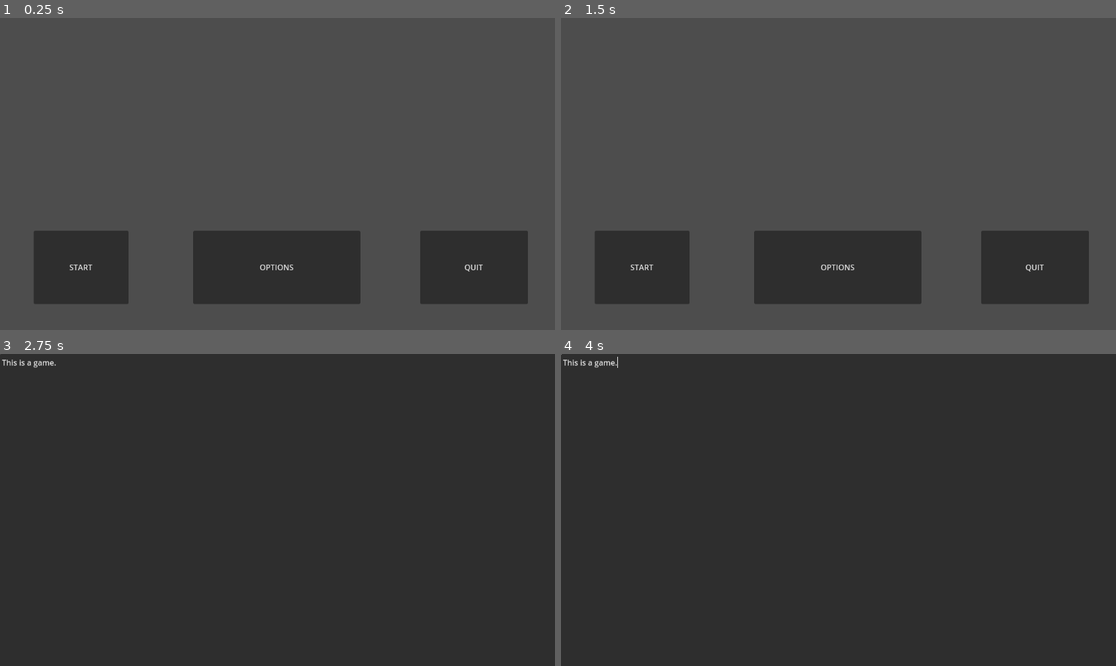
Above: before the commit, frames 1-4 (two rows, left to right).
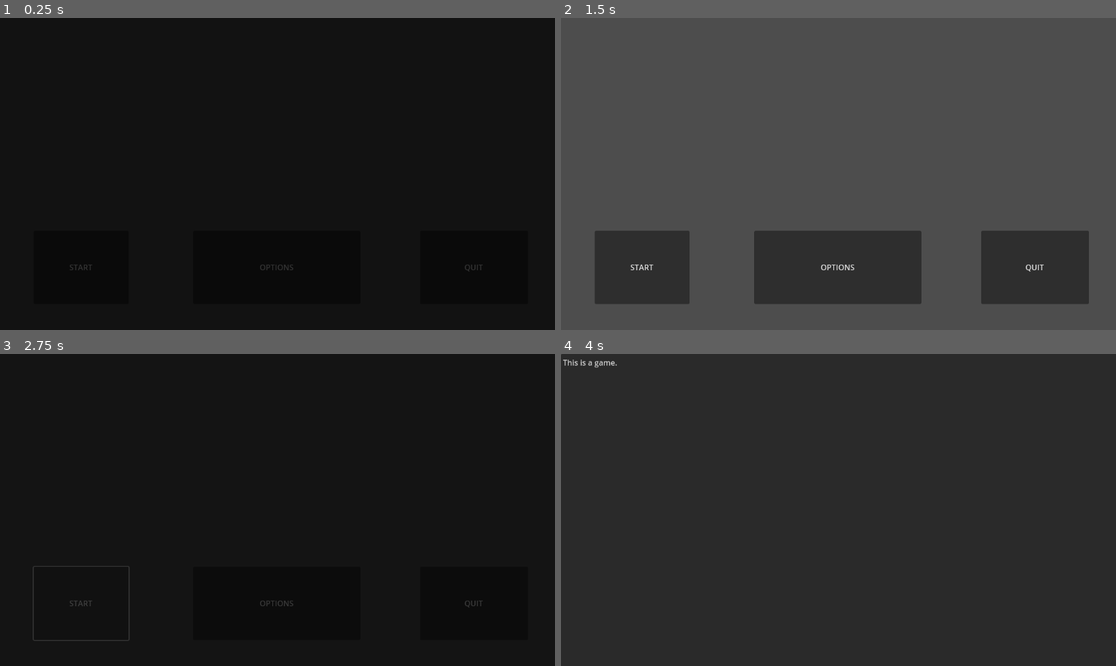
Above: after the commit, the same moments.

Repository: authenticBloodshed/gOATmeal
Game: Godot game, scene res://MainMenu.tscn
Same seed, same stepped clock (60 frames per second), same inputs: the game is played once before the commit and once after it.
Inputs (mouse positions are in pixels of both pictures, inside the frame that each line leads up to):
- Up to frame 1 (0.25 s): no input
- Up to frame 2 (1.5 s): click "OPTIONS" at 0.5 s; click (844, 305) at 1.25 s, where only the run before the commit has a clickable "BACK"
- Up to frame 3 (2.75 s): click "START" at 2 s
- Up to frame 4 (4 s): click (644, 603) at 2.75 s, where only the run after the commit has a clickable "START"

The runs differ from the first frame. In frame 1, 100% of the frame differs, in the area x 0-100%, y 0-100%; in frame 2, nothing differs; in frame 3, 100%; in frame 4, less than 0.1%.

Commit message:
Started working on fade animations
options back to main menu screen is currently broken. Animation works but it doesn't transition back to the main screen sort some reason

Diff:
--- a/MainMenu.gd
+++ b/MainMenu.gd
@@ -1,17 +1,33 @@
 extends Node2D
 
+var buttonType = null
 
-# Called when the node enters the scene tree for the first time.
 func _ready():
-	pass # Replace with function body.
+	$ColorRect.show()
+	$ColorRect/AnimationPlayer.play("fade_out")
+	await get_tree().create_timer(1.0).timeout
+	$ColorRect.hide()
 
 func _on_start_pressed():
-	get_tree().change_scene_to_file("res://game.tscn")
+	buttonType = "Start"
+	$ColorRect.show()
+	$ColorRect/fadeTimer.start()
+	$ColorRect/AnimationPlayer.play("fade_in")
 
 
 func _on_options_pressed():
-	get_tree().change_scene_to_file("res://optionsMenu.tscn")
-
+	buttonType = "Options"
+	$ColorRect.show()
+	$ColorRect/fadeTimer.start()
+	$ColorRect/AnimationPlayer.play("fade_in")
 
 func _on_quit_pressed():
 	get_tree().quit()
+
+
+func _on_fade_timer_timeout():
+	if buttonType == "Start" :
+		get_tree().change_scene_to_file("res://game.tscn")
+
+	elif buttonType == "Options" :
+		get_tree().change_scene_to_file("res://optionsMenu.tscn")
--- a/MainMenu.tscn
+++ b/MainMenu.tscn
@@ -1,6 +1,7 @@
-[gd_scene load_steps=2 format=3 uid="uid://47yv1o6ecd5y"]
+[gd_scene load_steps=3 format=3 uid="uid://47yv1o6ecd5y"]
 
 [ext_resource type="Script" path="res://MainMenu.gd" id="1_a0sld"]
+[ext_resource type="PackedScene" uid="uid://10ngpxurb116" path="res://transitions.tscn" id="2_f6nk4"]
 
 [node name="MainMenu" type="Node2D"]
 script = ExtResource("1_a0sld")
@@ -35,6 +36,12 @@
 offset_bottom = 594.0
 text = "QUIT"
 
+[node name="ColorRect" parent="." instance=ExtResource("2_f6nk4")]
+visible = false
+
+[node name="fadeTimer" type="Timer" parent="ColorRect"]
+
 [connection signal="pressed" from="ButtonManager/Start" to="." method="_on_start_pressed"]
 [connection signal="pressed" from="ButtonManager/Options" to="." method="_on_options_pressed"]
 [connection signal="pressed" from="ButtonManager/Quit" to="." method="_on_quit_pressed"]
+[connection signal="timeout" from="ColorRect/fadeTimer" to="." method="_on_fade_timer_timeout"]
--- /dev/null
+++ b/game.gd
@@ -0,0 +1,6 @@
+extends Node2D
+
+
+# Called when the node enters the scene tree for the first time.
+func _ready():
+	$ColorRect/AnimationPlayer.play("fade_out")
--- a/game.tscn
+++ b/game.tscn
@@ -1,8 +1,14 @@
-[gd_scene format=3 uid="uid://0n75d8utmol6"]
+[gd_scene load_steps=3 format=3 uid="uid://0n75d8utmol6"]
+
+[ext_resource type="Script" path="res://game.gd" id="1_ottce"]
+[ext_resource type="PackedScene" uid="uid://10ngpxurb116" path="res://transitions.tscn" id="2_rxlpj"]
 
 [node name="Game" type="Node2D"]
+script = ExtResource("1_ottce")
 
 [node name="TextEdit" type="TextEdit" parent="."]
 offset_right = 1157.0
 offset_bottom = 660.0
 text = "This is a game."
+
+[node name="ColorRect" parent="." instance=ExtResource("2_rxlpj")]
--- a/optionsMenu.gd
+++ b/optionsMenu.gd
@@ -1,15 +1,25 @@
 extends Node2D
 
+var buttonType = null
 
-# Called when the node enters the scene tree for the first time.
 func _ready():
-	pass # Replace with function body.
+	$ColorRect.show()
+	$ColorRect/AnimationPlayer.play("fade_out")
+	await get_tree().create_timer(1.0).timeout
+	$ColorRect.hide()
 
-
-# Called every frame. 'delta' is the elapsed time since the previous frame.
 func _process(delta):
 	pass
 
 
 func _on_button_pressed():
-	get_tree().change_scene_to_file("res://MainMenu.tscn")
+		buttonType = "Back"
+		$ColorRect.show()
+		$ColorRect/fadeTimer.start()
+		$ColorRect/AnimationPlayer.play("fade_in")
+		await get_tree().create_timer(1.0).timeout
+		$ColorRect.hide()
+
+func _on_fade_timer_timeout():
+	if buttonType == "Back" :
+		get_tree().change_scene_to_file("res://MainMenu.gd")
--- a/optionsMenu.tscn
+++ b/optionsMenu.tscn
@@ -1,6 +1,7 @@
-[gd_scene load_steps=2 format=3 uid="uid://bgfic17nc60f4"]
+[gd_scene load_steps=3 format=3 uid="uid://bgfic17nc60f4"]
 
 [ext_resource type="Script" path="res://optionsMenu.gd" id="1_5als8"]
+[ext_resource type="PackedScene" uid="uid://10ngpxurb116" path="res://transitions.tscn" id="2_27tpq"]
 
 [node name="OptionsMenu" type="Node2D"]
 script = ExtResource("1_5als8")
@@ -11,7 +12,7 @@
 offset_right = 40.0
 offset_bottom = 40.0
 
-[node name="Button" type="Button" parent="ButtonManager"]
+[node name="Back" type="Button" parent="ButtonManager"]
 layout_mode = 0
 offset_left = 457.0
 offset_top = 574.0
@@ -19,4 +20,9 @@
 offset_bottom = 618.0
 text = "BACK"
 
-[connection signal="pressed" from="ButtonManager/Button" to="." method="_on_button_pressed"]
+[node name="ColorRect" parent="." instance=ExtResource("2_27tpq")]
+visible = false
+
+[node name="fadeTimer" type="Timer" parent="ColorRect"]
+
+[connection signal="pressed" from="ButtonManager/Back" to="." method="_on_button_pressed"]
--- a/transitions.tscn
+++ b/transitions.tscn
@@ -15,15 +15,31 @@
 "values": [Color(0, 0, 0, 0), Color(0, 0, 0, 1)]
 }
 
+[sub_resource type="Animation" id="Animation_xrsd6"]
+resource_name = "fade_out"
+tracks/0/type = "value"
+tracks/0/imported = false
+tracks/0/enabled = true
+tracks/0/path = NodePath(".:color")
+tracks/0/interp = 1
+tracks/0/loop_wrap = true
+tracks/0/keys = {
+"times": PackedFloat32Array(0, 1),
+"transitions": PackedFloat32Array(1, 1),
+"update": 0,
+"values": [Color(0, 0, 0, 1), Color(0, 0, 0, 0)]
+}
+
 [sub_resource type="AnimationLibrary" id="AnimationLibrary_sg5gq"]
 _data = {
-"fade_in": SubResource("Animation_wr671")
+"fade_in": SubResource("Animation_wr671"),
+"fade_out": SubResource("Animation_xrsd6")
 }
 
 [node name="ColorRect" type="ColorRect"]
 offset_right = 1188.0
 offset_bottom = 735.0
-color = Color(0, 0, 0, 0)
+color = Color(0, 0, 0, 1)
 
 [node name="AnimationPlayer" type="AnimationPlayer" parent="."]
 libraries = {
Not shown: 1 places in transitions.tscn that only renumber resources
